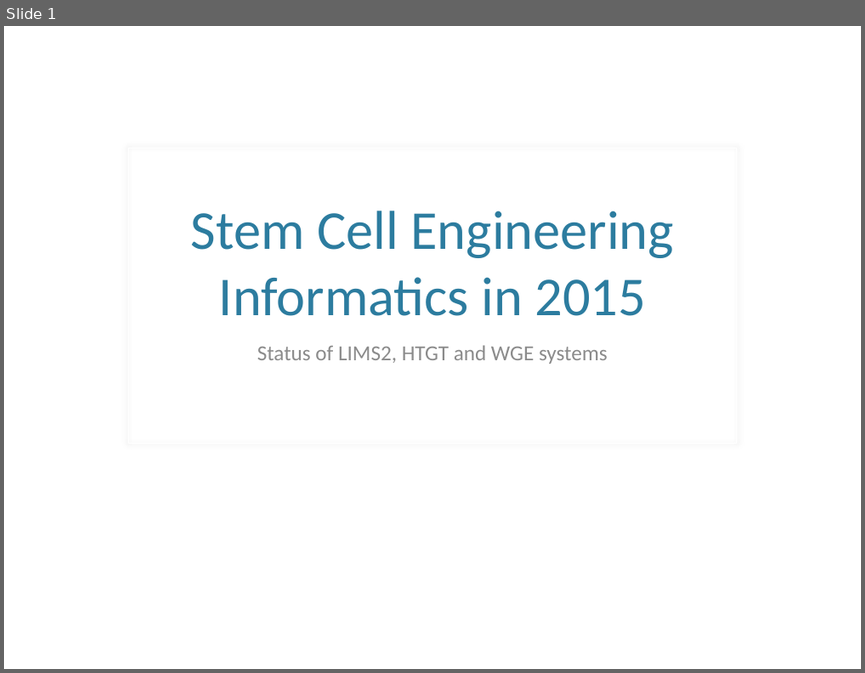
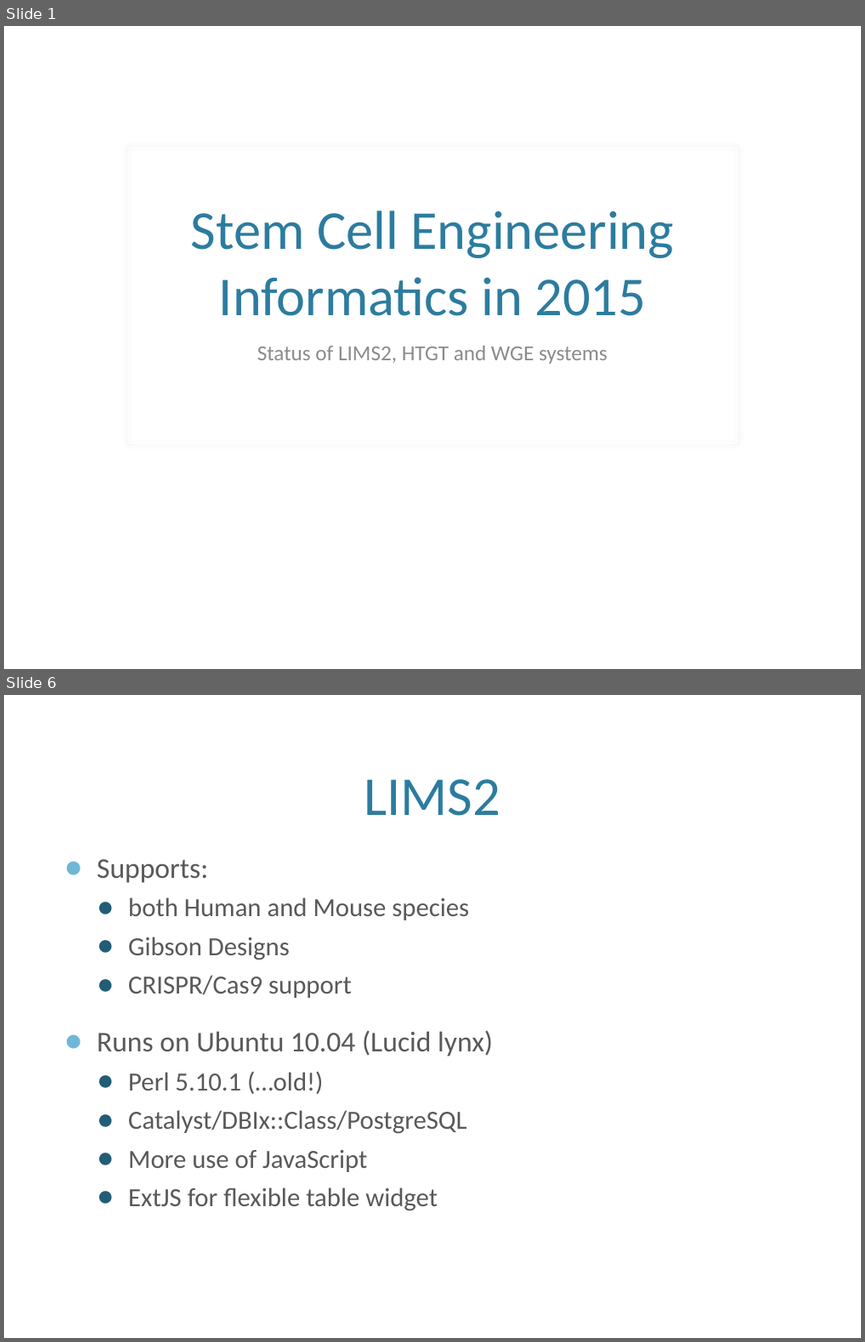
Before and after one commit to htgt/Docs, a slide deck: IMG-2015.pptx. Shown one above the other, each under a label of ours: slide 1 before the commit, slides 1 and 6 after it; the slides between them are not shown. The pictures are 865x673 and 865x1342 pixels, drawn with LibreOffice and Linux fonts; fonts in the diff are those of the drawing; background and template pictures are left out. Boxes give left, top, right and bottom in pixels: in the first picture for what was removed or moved away, otherwise in the second. Text is boxed around its words. In the diff, an @@ line names an element or a change of style, - is before the commit and + after.

Commit message:
HTGT2 and LIMS2

```diff
--- a/IMG-2015.pptx
+++ b/IMG-2015.pptx
@@ slide 6 added at bbox=[4, 695, 861, 1338], background picture (left out) @@
@@ title added at bbox=[364, 779, 500, 816], 46 pt, text #2C7C9F @@
+LIMS2
@@ text added at bbox=[97, 859, 493, 1211], 22 pt, text #595959 @@
+● Supports:
+  ● both Human and Mouse species
+  ● Gibson Designs
+  ● CRISPR/Cas9 support
+● Runs on Ubuntu 10.04 (Lucid lynx)
+  ● Perl 5.10.1 (…old!)
+  ● Catalyst/DBIx::Class/PostgreSQL
+  ● More use of JavaScript
+  ● ExtJS for flexible table widget
```
Also in this commit, not shown: 1 slide changed, 6 other slides added.
